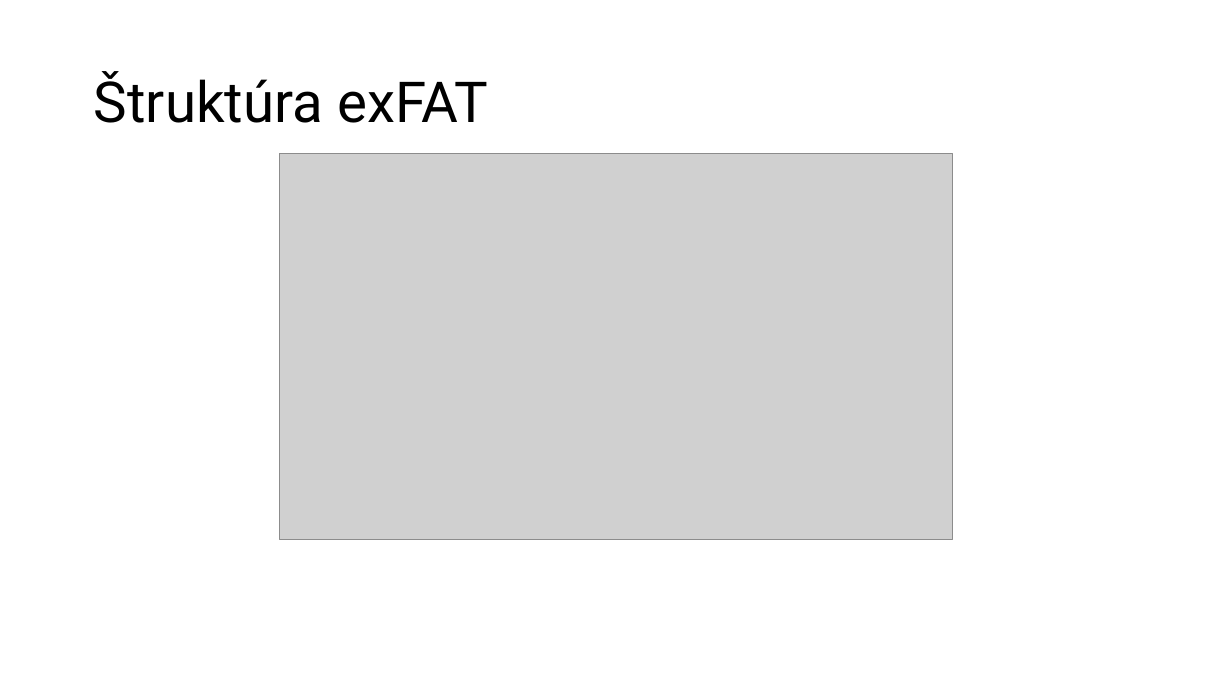
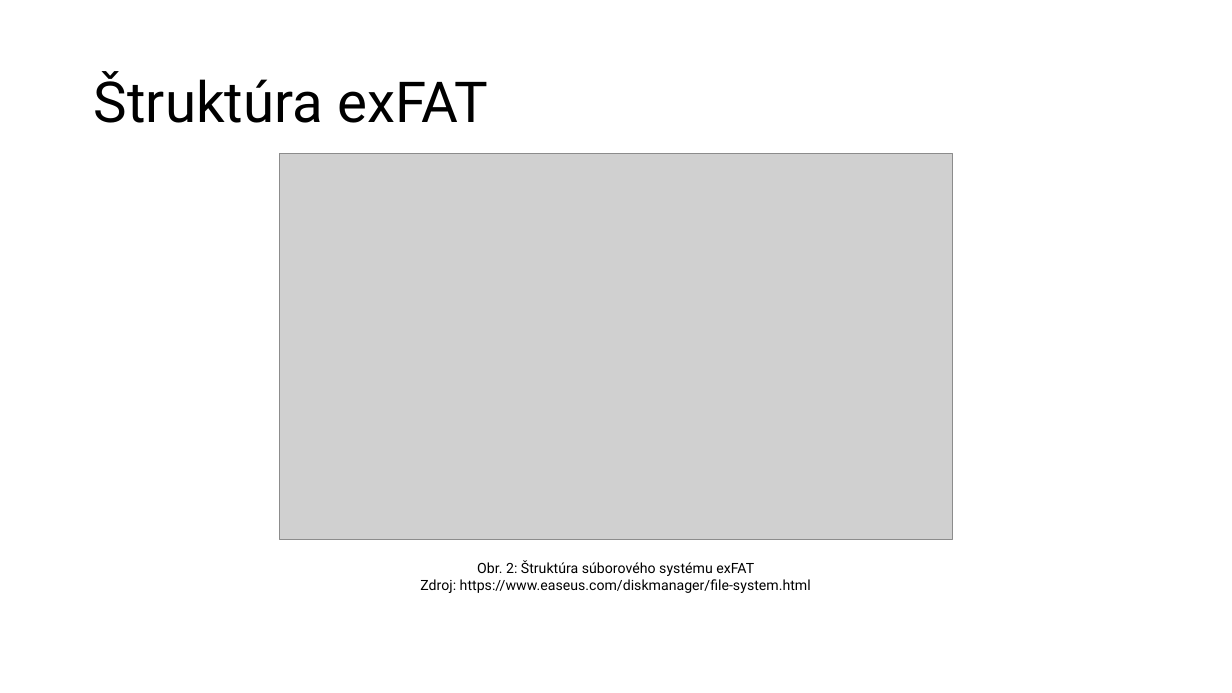
Before and after one commit to MeheheCedy22/PIB, a slide deck: slide 7 of ProgressReport1-Cederle-Marek.pptx. Drawn at 1232x693 pixels with LibreOffice and Linux fonts; fonts in the diff are those of the drawing; grey boxes stand for pictures. Boxes give left, top, right and bottom in pixels: in the first picture for what was removed or moved away, otherwise in the second. Text is boxed around its words. In the diff, an @@ line names an element or a change of style, - is before the commit and + after.

```diff
--- a/ProgressReport1-Cederle-Marek.pptx
+++ b/ProgressReport1-Cederle-Marek.pptx
@@ text added at (420,560,811,593), 11 pt, text #000000 @@
+Obr. 2: Štruktúra súborového systému exFAT
+Zdroj: https://www.easeus.com/diskmanager/file-system.html
```
Also in this commit, not shown: 3 other slides changed, 2 other files.
